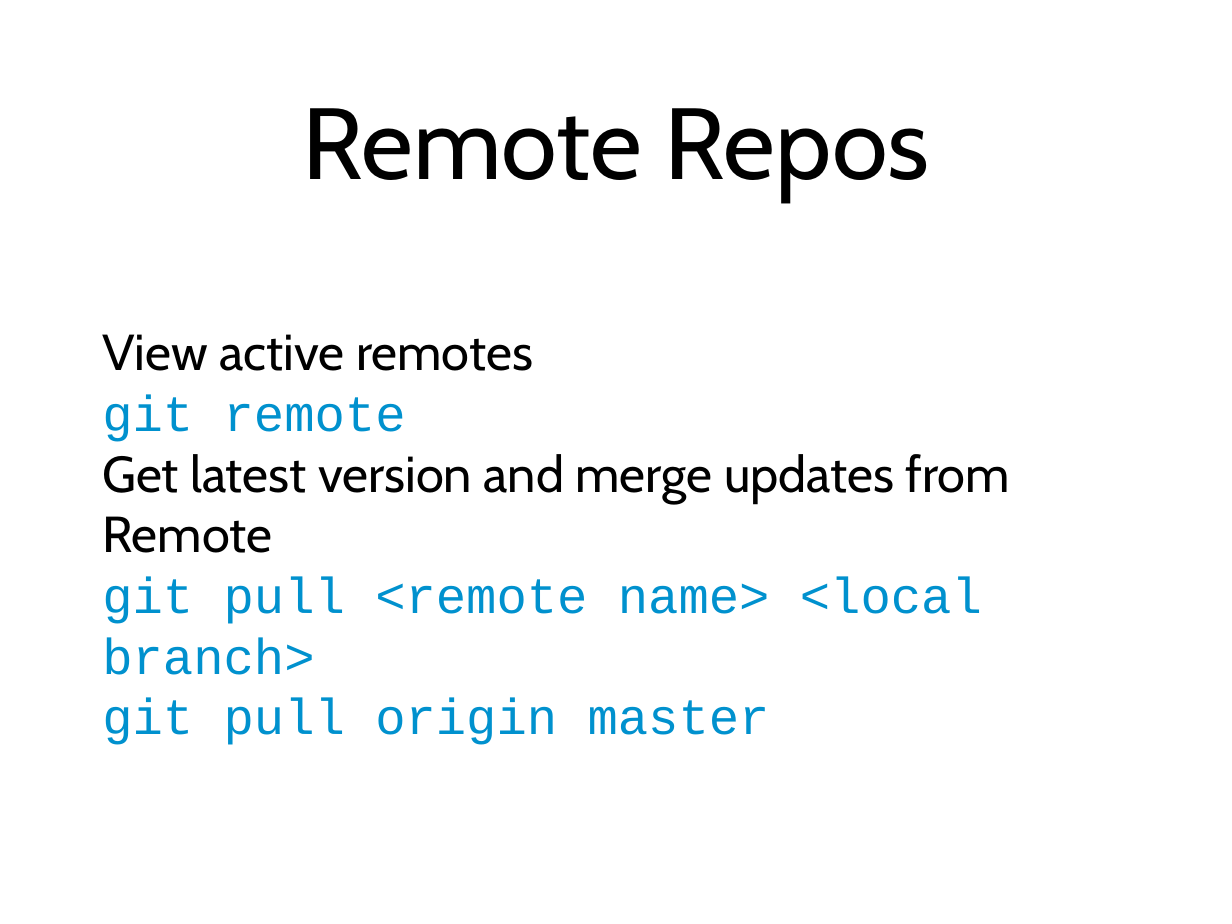
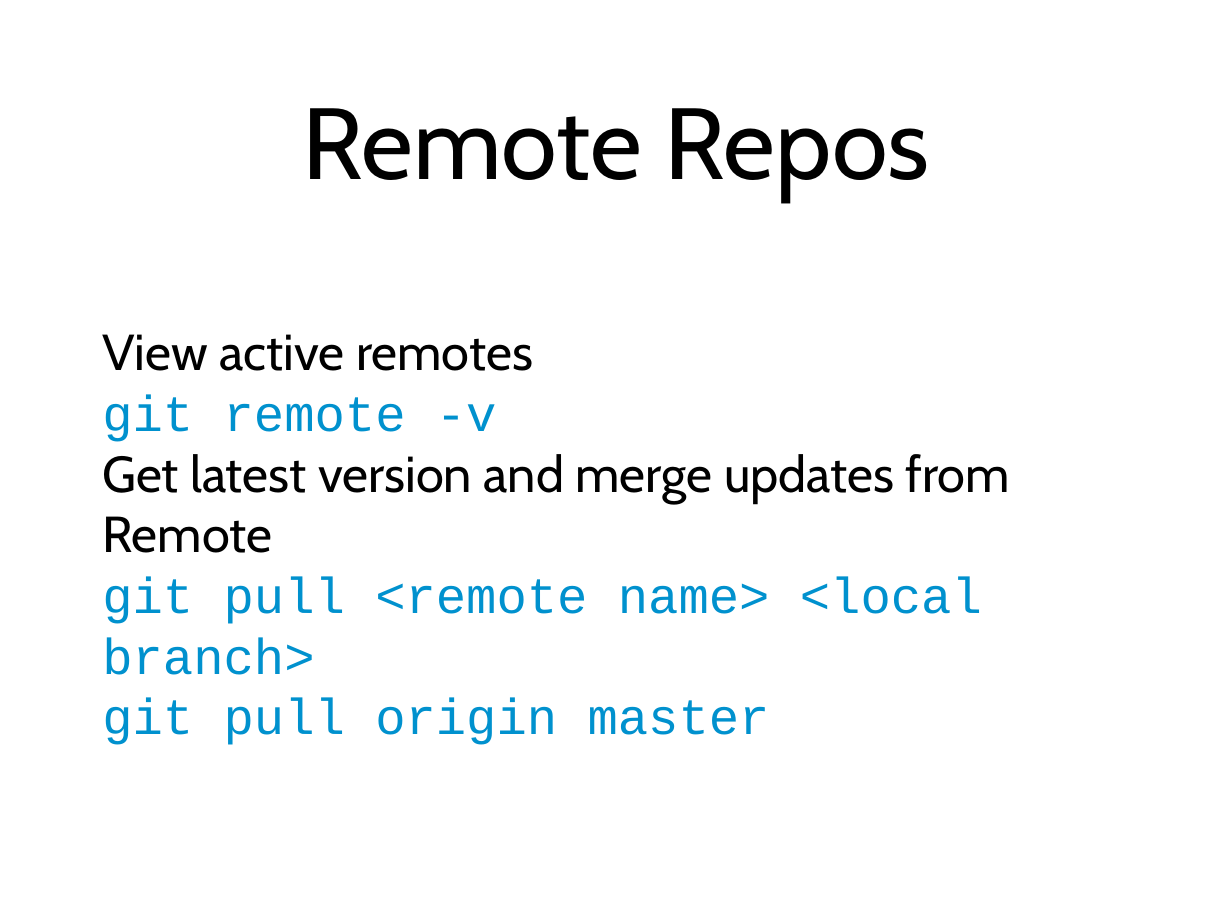
Before and after one commit to kmoir/Git-tutorial, a slide deck: slide 47 of GitParty.ppt (slide 46 before the commit). Drawn at 1232x924 pixels with LibreOffice and Linux fonts; fonts in the diff are those of the drawing. Boxes give left, top, right and bottom in pixels: in the first picture for what was removed or moved away, otherwise in the second. Text is boxed around its words. In the diff, an @@ line names an element or a change of style, - is before the commit and + after.

```diff
--- a/GitParty.ppt
+++ b/GitParty.ppt
@@ text at box(102, 394, 497, 442): text changed @@
-git remote
+git remote -v
```
Also in this commit, not shown: 7 other slides changed, 4 other files.
